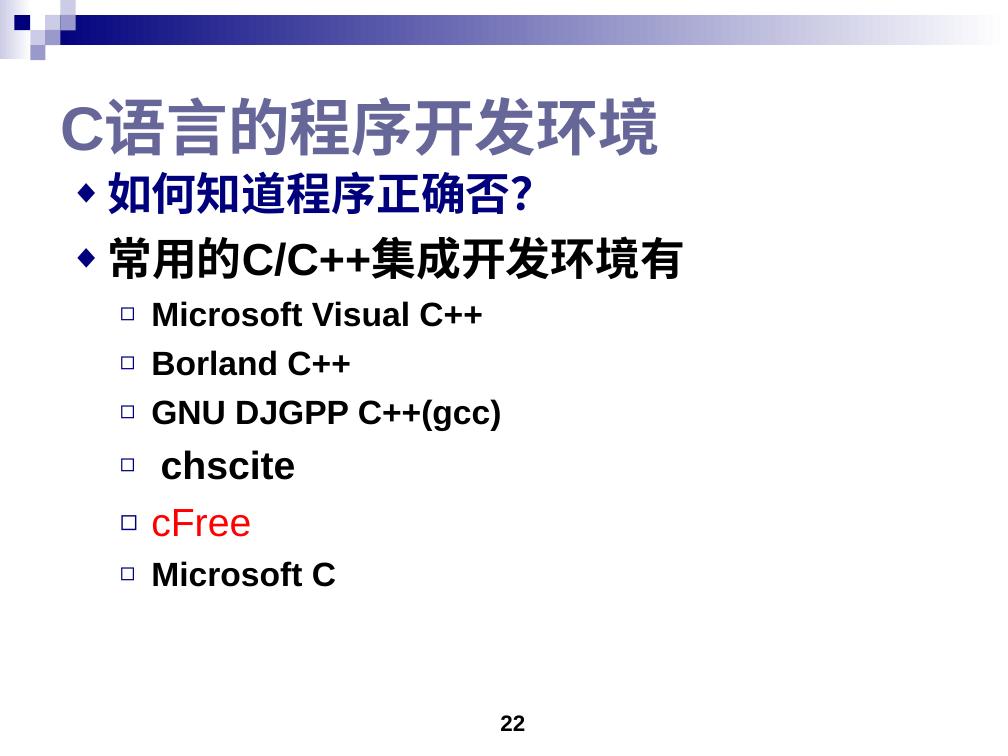
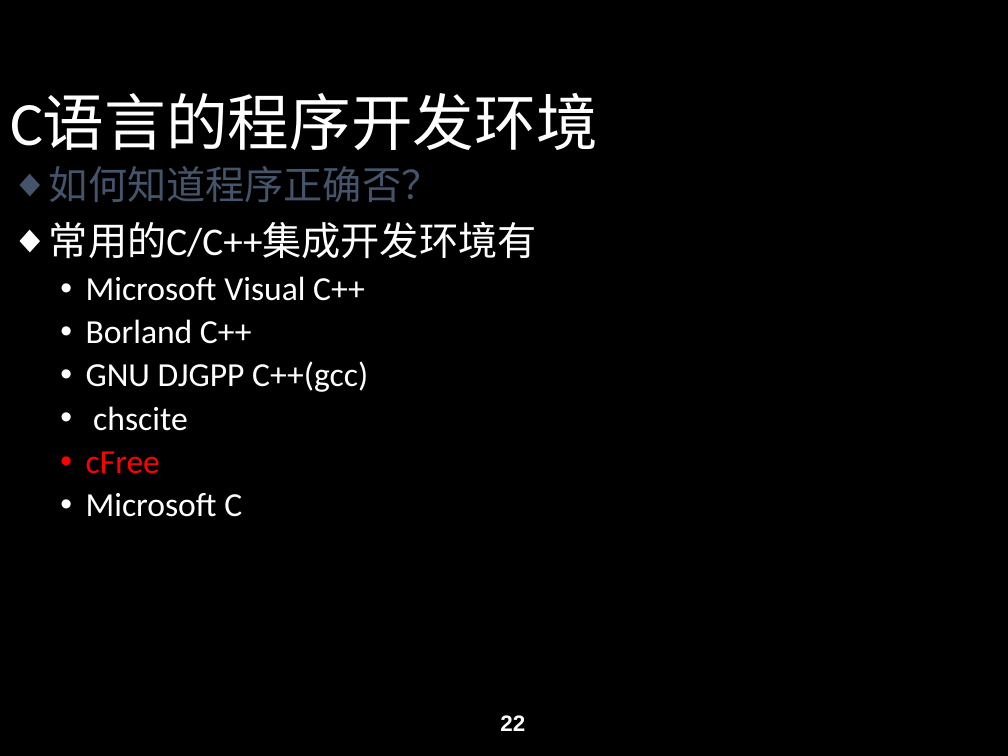
Before and after one commit to doubletao/ppt2img, a slide deck: slide 22 of PPT2Img/test.ppt. Drawn at 1008x756 pixels with LibreOffice and Linux fonts; fonts in the diff are those of the drawing. Boxes give left, top, right and bottom in pixels: in the first picture for what was removed or moved away, otherwise in the second. Text is boxed around its words. In the diff, an @@ line names an element or a change of style, - is before the commit and + after.

```diff
--- a/PPT2Img/test.ppt
+++ b/PPT2Img/test.ppt
@@ background #FFFFFF to #000000 @@
@@ title "C语言的程序开发环境": place and size @@
-title "C语言的程序开发环境" at [60,101,659,156]
+title "C语言的程序开发环境" at [10,94,598,150]
@@ title "C语言的程序开发环境" at [10,94,598,150]: font Arial to Calibri, text colour #666699 to #FFFFFF, bold off; line spacing 1 to 0.9 @@
@@ group removed at [0,0,1008,60]: 9 rectangles @@
@@ text "如何知道程序正确否？": place and size @@
-text "如何知道程序正确否？" at [107,171,685,587]
+text "如何知道程序正确否？" at [49,166,537,517]
@@ text "如何知道程序正确否？" at [49,166,537,517]: size 32 to 28 pt in "如何知道程序正确否？", "常用的C/C++集成开发环境有"; font Arial to Calibri, bold off; text colour #00007D to #44546A in "如何知道程序正确否？"; text colour #000000 to #FFFFFF in "常用的C/C++集成开发环境有", "Microsoft Visual C++", "Borland C++", "GNU DJGPP C++(gcc)" and 2 more places; size 28 to 24 pt in "chscite", "cFree"; indent changed; line spacing 1 to 0.9; more space between paragraphs; bullet colour #00007D to #44546A; bullet colour #00007D to #FFFFFF; bullet ◻ to •; less space between paragraphs; bullet colour #00007D to #FF0000 @@
@@ page number at [500,715,525,731]: text colour #000000 to #FFFFFF @@
```
Also in this commit, not shown: 37 other slides changed, 1 other file.
